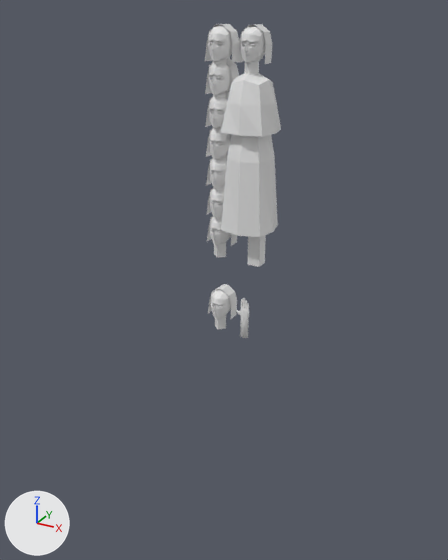
An edit to the Blender file Assets/Models/helene.blend, drawn before and after from the same camera.
Rendered twice from a 50 mm lens placed at (17.0, -34.0, 22.0), pointed at (-4.3, 4.8, 2.6). The lights are fixed; the arrows at lower left show +X, +Y and +Z.
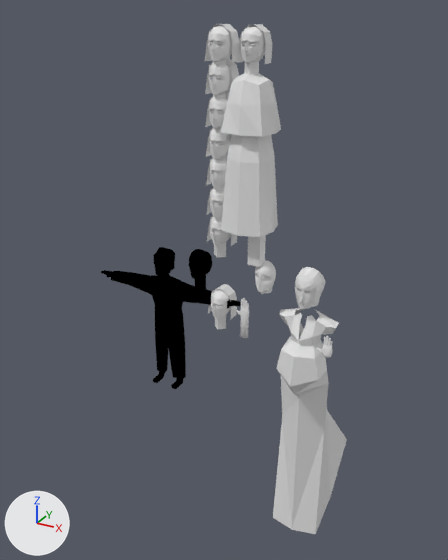
The edits, one by one:
Object 'helene' (ob_helene) is now shown.
Object 'Cube.002' (ob_cube_002) is now shown.
Object 'Cube.001' (ob_cube_001) is now shown.
Object 'Cube.003' (ob_cube_003) is now shown.
Object 'Cube.013' (ob_cube_013) is now shown.

Pixel boxes [x1, y1, x2, y2] of what changed, in the pictures (448 x 560 px):
'helene', shown
    after: [273, 267, 347, 534]
'Cube.003', shown
    after: [101, 247, 241, 389]
'Cube.002', shown
    after: [188, 249, 212, 289]
'Cube.001', shown
    after: [255, 261, 276, 294]
'Cube.013', shown
    after: [316, 336, 332, 358]
